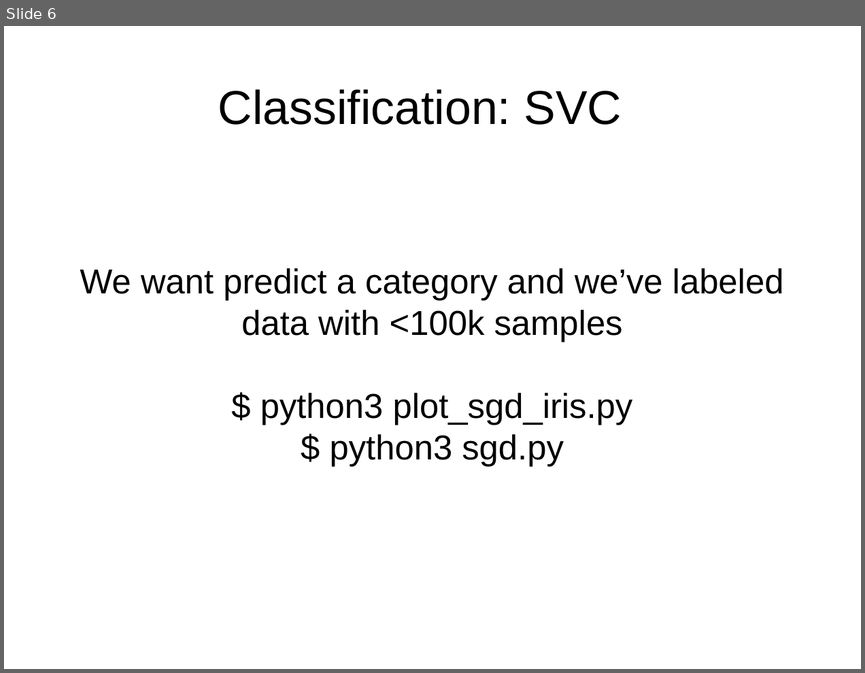
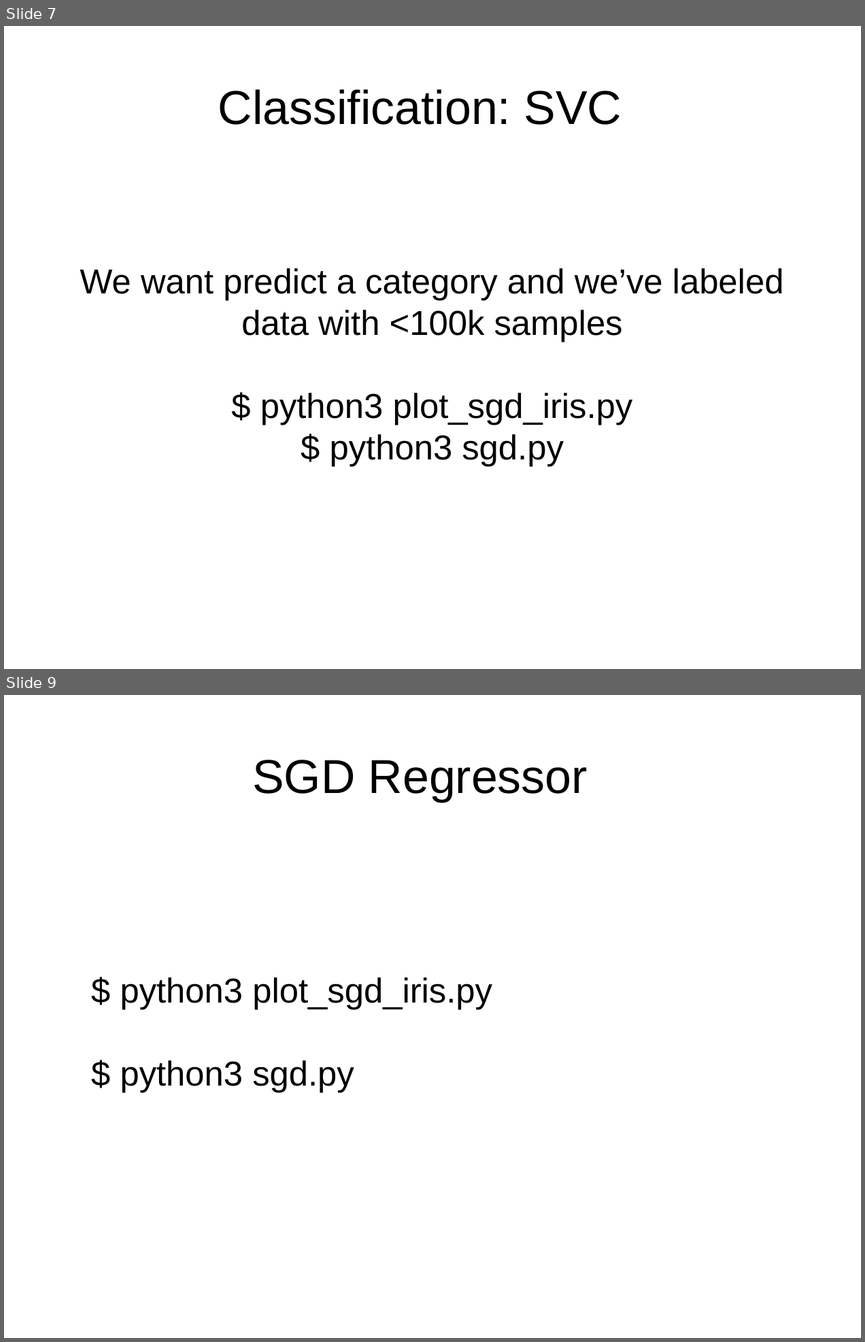
Before and after one commit to davidam/python-examples, a slide deck: presentations/scikit.odp. Shown one above the other, each under a label of ours: slide 6 before the commit, slides 7 and 9 after it; the slides between them are not shown. The pictures are 865x673 and 865x1342 pixels, drawn with LibreOffice and Linux fonts; fonts in the diff are those of the drawing. Boxes give left, top, right and bottom in pixels: in the first picture for what was removed or moved away, otherwise in the second. Text is boxed around its words. In the diff, an @@ line names an element or a change of style, - is before the commit and + after.

```diff
--- a/presentations/scikit.odp
+++ b/presentations/scikit.odp
@@ slide 9 added at (x1=4, y1=695, x2=861, y2=1338), background #FFFFFF @@
@@ title added at (x1=252, y1=760, x2=587, y2=802), 44 pt, text #000000 @@
+SGD Regressor
@@ text added at (x1=120, y1=977, x2=492, y2=1092), 32 pt, text #000000 @@
+$ python3 plot_sgd_iris.py
+$ python3 sgd.py
@@ what was slide 6 is now slide 7 @@
```
Also in this commit, not shown: 6 other slides added.
